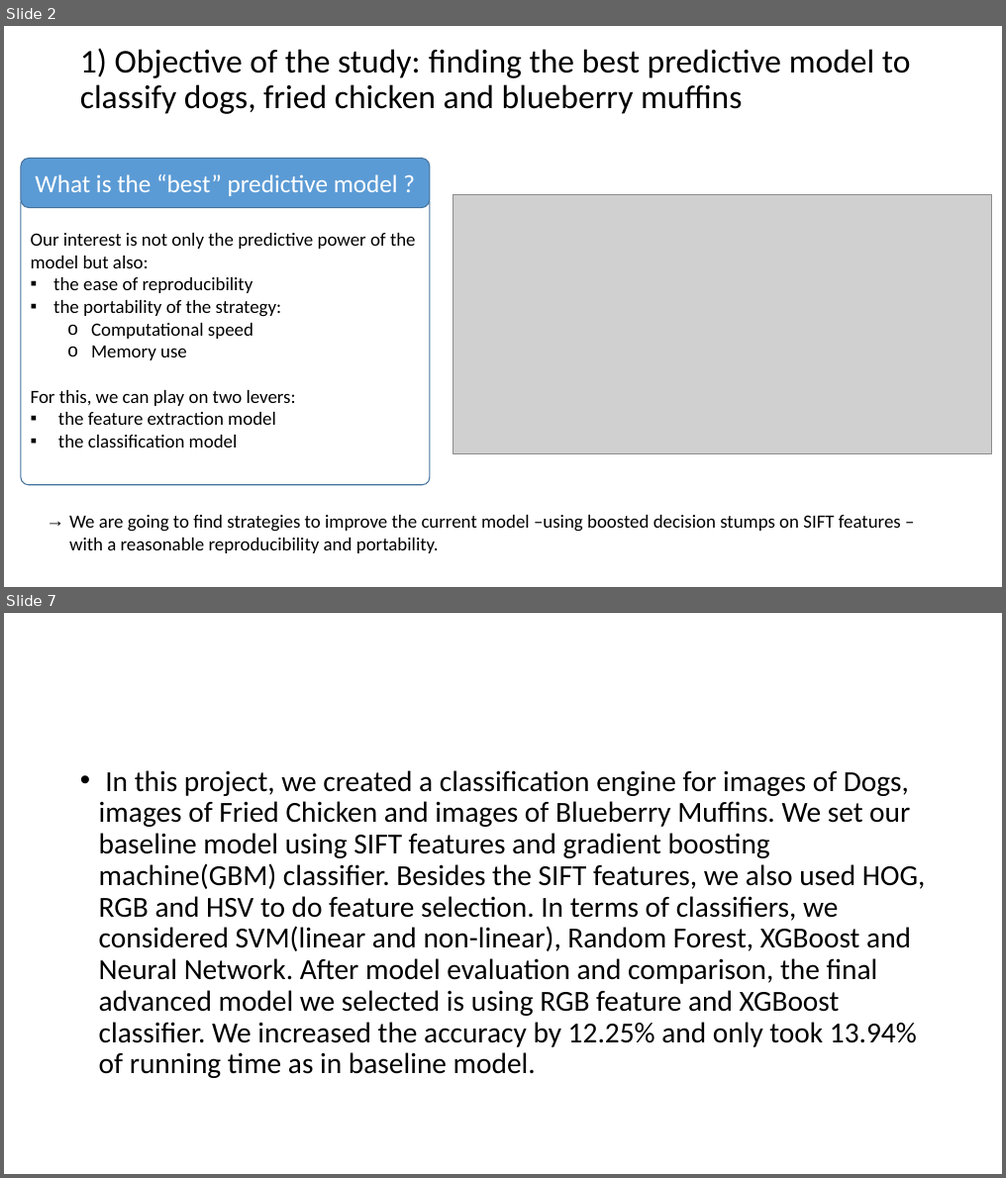
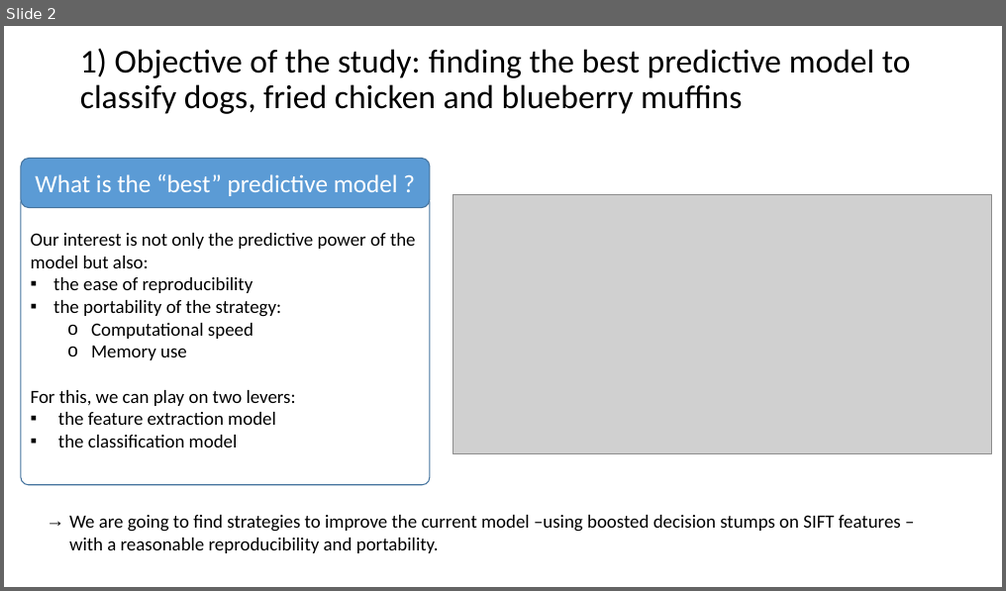
Before and after one commit to TZstatsADS/Fall2017-project3-grp7, a slide deck: doc/team7_presentation.pptx. Shown one above the other, each under a label of ours: slides 2 and 7 before the commit, slide 2 after it; the slides between them are not shown. The pictures are 1006x1178 and 1006x591 pixels, drawn with LibreOffice and Linux fonts; fonts in the diff are those of the drawing; grey boxes stand for pictures. Boxes give left, top, right and bottom in pixels: in the first picture for what was removed or moved away, otherwise in the second. Text is boxed around its words. In the diff, an @@ line names an element or a change of style, - is before the commit and + after.

```diff
--- a/doc/team7_presentation.pptx
+++ b/doc/team7_presentation.pptx
@@ slide 7 removed at bbox=[4, 613, 1002, 1174], background #FFFFFF @@
@@ text removed at bbox=[99, 770, 926, 1078] @@
-• In this project, we created a classification engine for images of Dogs, images of Fried Chicken and images of Blueberry Muffins. We set our baseline model using SIFT features and gradient boosting machine(GBM) classifier. Besides the SIFT features, we also used HOG, RGB and HSV to do feature selection. In terms of classifiers, we considered SVM(linear and non-linear), Random Forest, XGBoost and Neural Network. After model evaluation and comparison, the final advanced model we selected is using RGB feature and XGBoost classifier. We increased the accuracy by 12.25% and only took 13.94% of running time as in baseline model.
```
Also in this commit, not shown: 2 slides changed, 4 slides added, 3 other slides removed.
